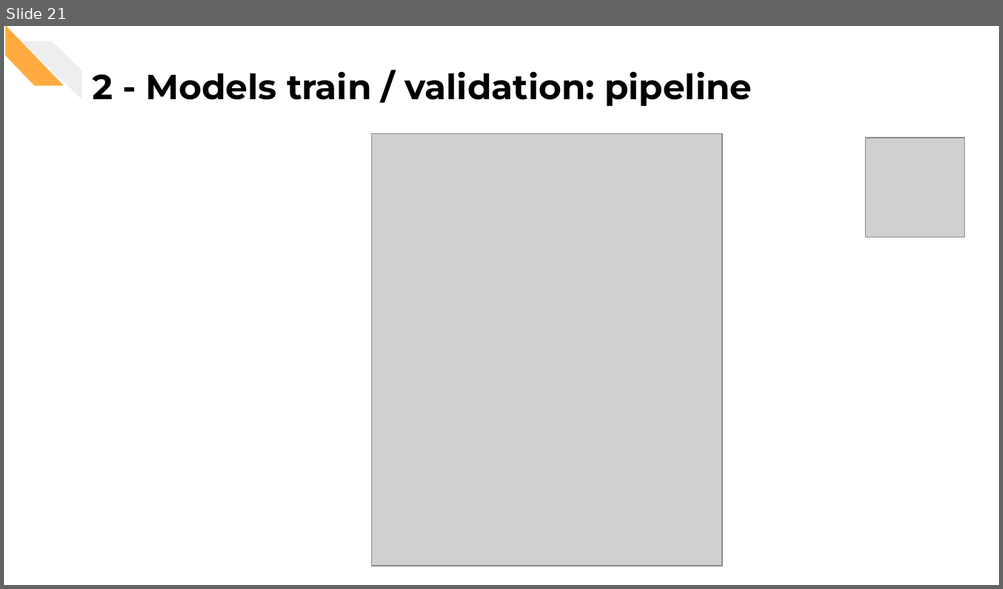
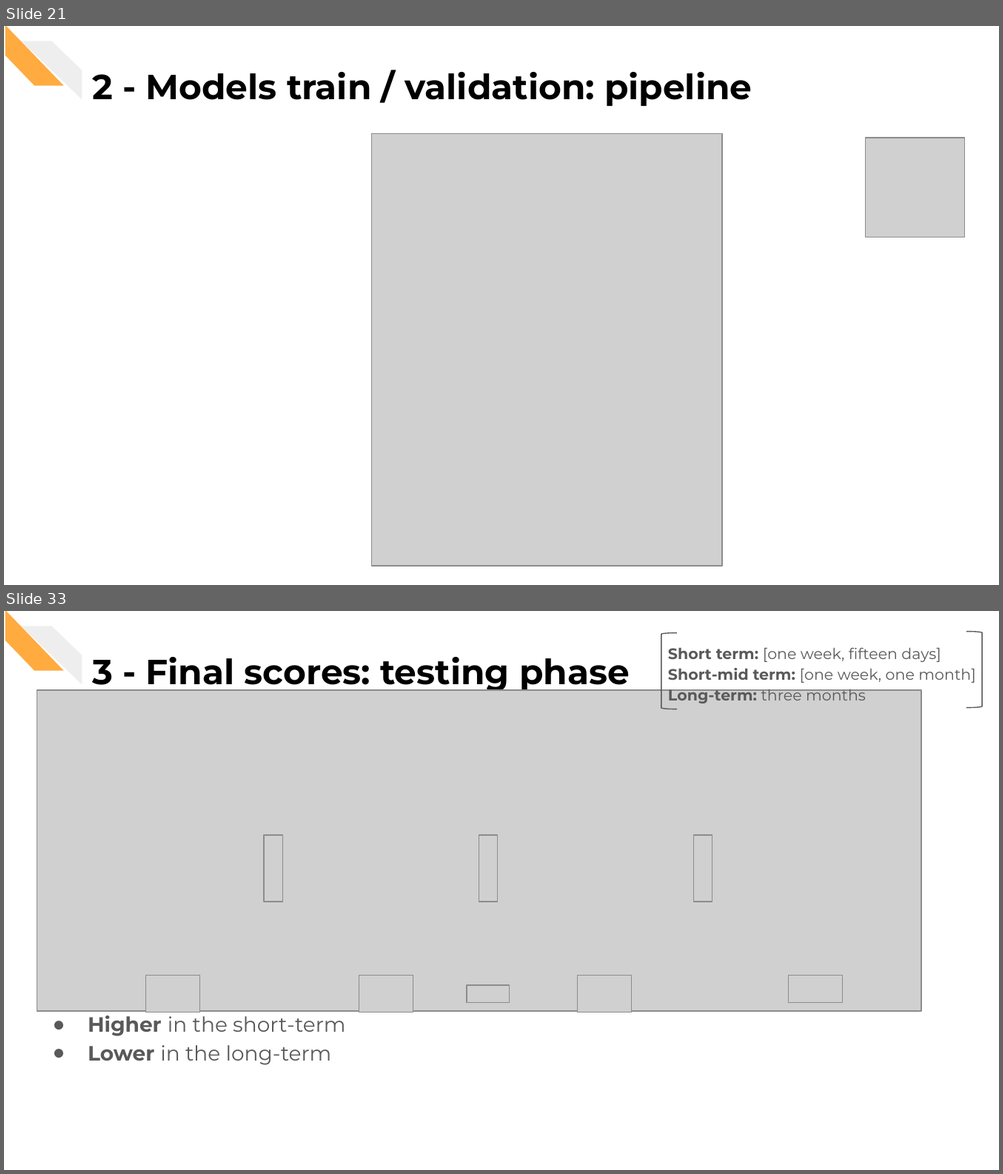
Before and after one commit to CorsiDanilo/bitcoin-price-prediction-with-pyspark, a slide deck: presentation/presentation.pptx. Shown one above the other, each under a label of ours: slide 21 before the commit, slides 21 and 33 after it; the slides between them are not shown. The pictures are 1003x589 and 1003x1174 pixels, drawn with LibreOffice and Linux fonts; fonts in the diff are those of the drawing; grey boxes stand for pictures. Boxes give left, top, right and bottom in pixels: in the first picture for what was removed or moved away, otherwise in the second. Text is boxed around its words. In the diff, an @@ line names an element or a change of style, - is before the commit and + after.

```diff
--- a/presentation/presentation.pptx
+++ b/presentation/presentation.pptx
@@ slide 33 added at [4,611,999,1170], background #FFFFFF; not listed: 2 template elements that a slide beside it also shows @@
@@ left bracket added at [966,632,982,709], outline #595959 0.75 pt @@
@@ left bracket added at [661,633,677,709], outline #595959 0.75 pt @@
@@ text added at [668,647,975,703], 11 pt, text #595959 @@
+Short term: [one week, fifteen days]
+Short-mid term: [one week, one month]
+Long-term: three months
@@ title added at [92,657,629,693], 25.2 pt, text #000000, bold @@
+3 - Final scores: testing phase
@@ picture added at [37,691,921,1012] @@
@@ picture added at [264,834,282,901] @@
@@ picture added at [478,834,498,901] @@
@@ picture added at [693,834,712,901] @@
@@ picture added at [145,976,199,1013] @@
@@ picture added at [359,976,412,1013] @@
@@ picture added at [466,986,509,1003] @@
@@ picture added at [577,976,631,1013] @@
@@ picture added at [788,976,842,1003] @@
@@ text added at [88,1012,345,1065], 15 pt, text #595959 @@
+● Higher in the short-term
+● Lower in the long-term
```
Also in this commit, not shown: 14 slides changed, 5 other slides added, 3 slides removed.
